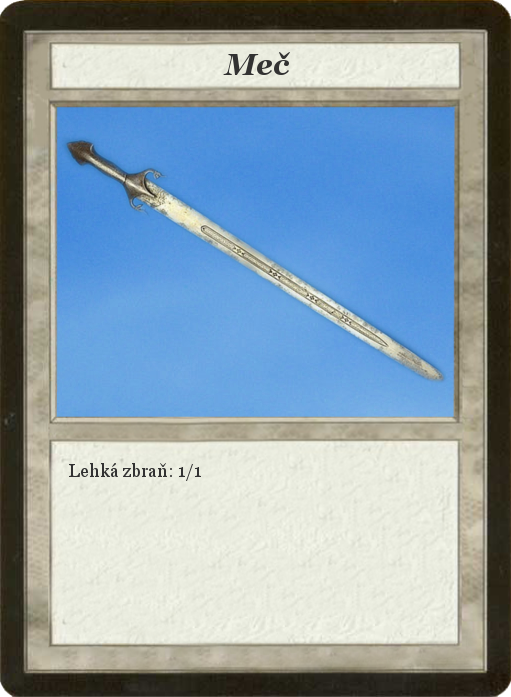
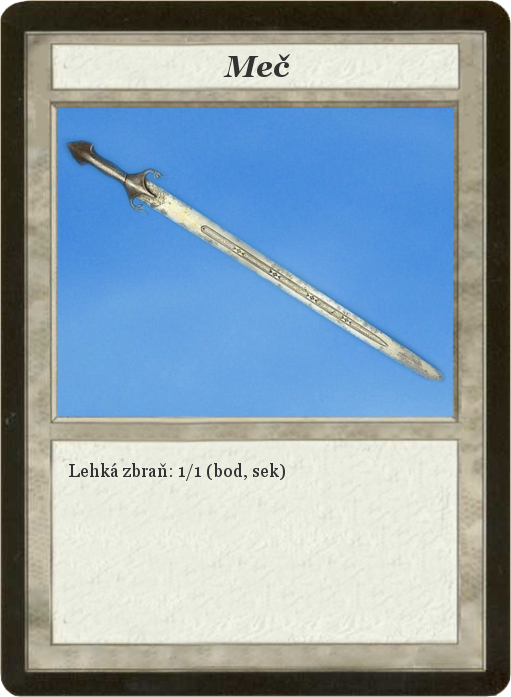
Layered file, before and after one edit (511x697). Changes by layer:
painted on "Meč" over [223, 52, 290, 77]
renamed "Lehká zbraň: 1/1" to "Lehká zbraň: 1/1 (bod, sek)", painted on it over [70, 463, 285, 481]
painted on "Card" over [0, 0, 511, 697]
removed layer "Background" over [0, 0, 511, 697]
